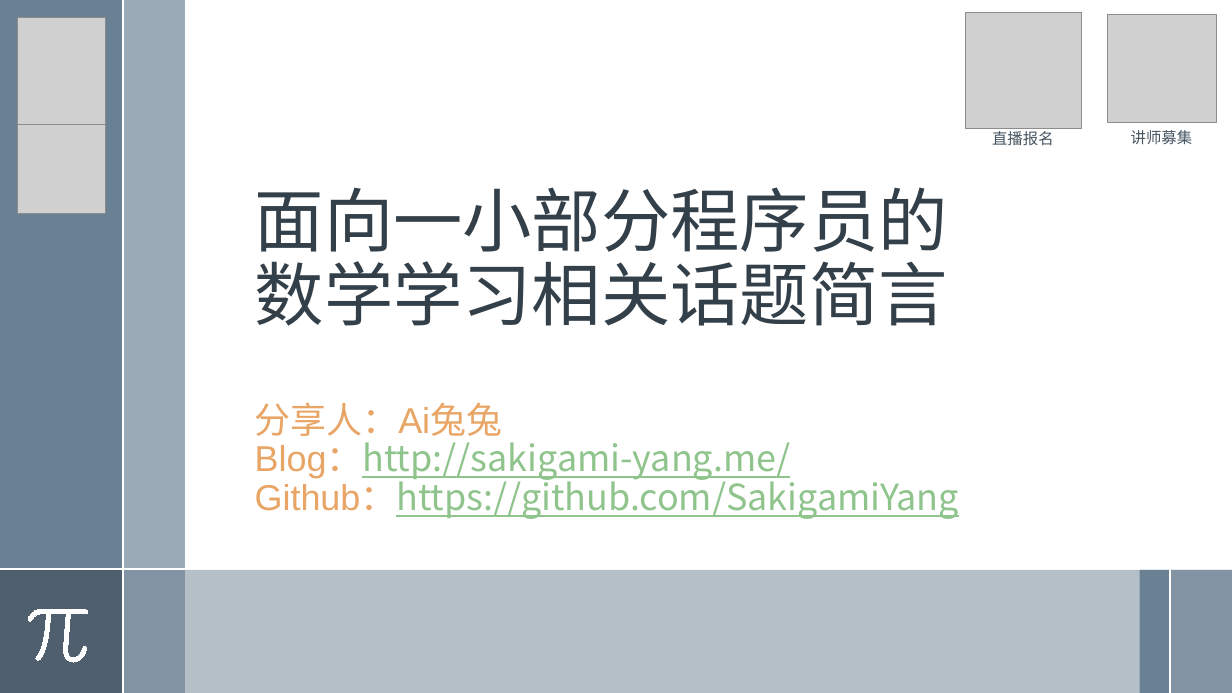
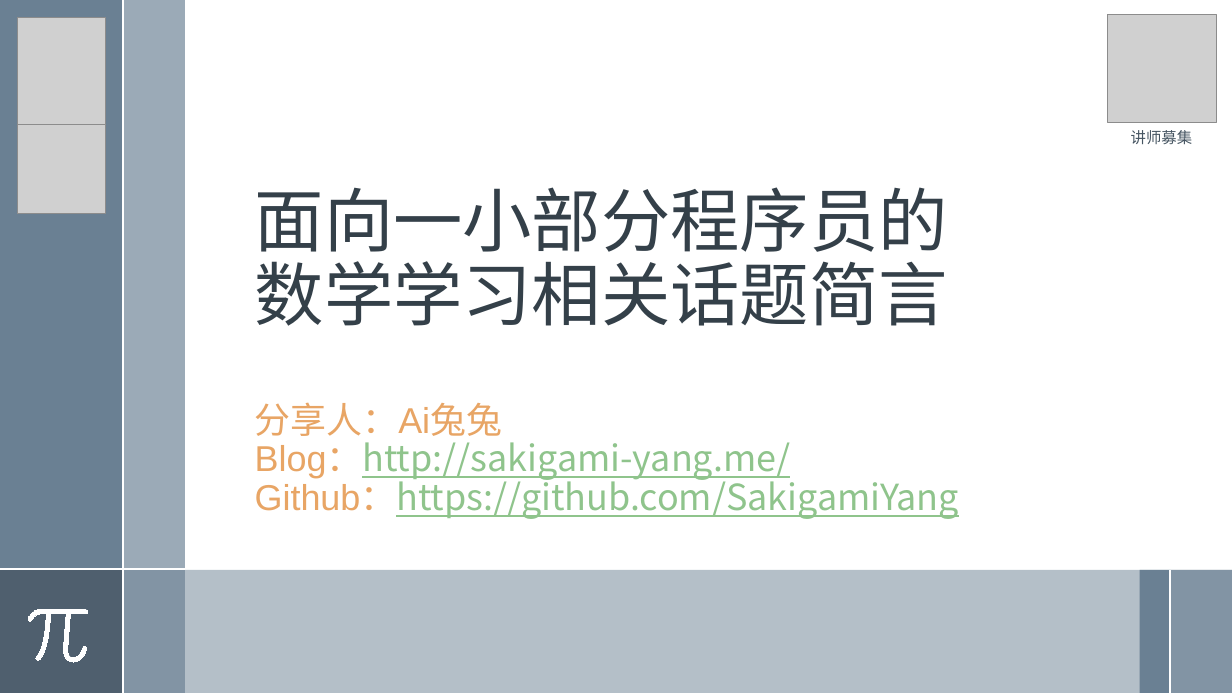
Before and after one commit to SakigamiYang/PyCon, a slide deck: slide 1 of Python-Meetup/20200719/面向一小部分程序员的数学学习相关话题简言.pptx. Drawn at 1232x693 pixels with LibreOffice and Linux fonts; fonts in the diff are those of the drawing; grey boxes stand for pictures. Boxes give left, top, right and bottom in pixels: in the first picture for what was removed or moved away, otherwise in the second. Text is boxed around its words. In the diff, an @@ line names an element or a change of style, - is before the commit and + after.

```diff
--- a/Python-Meetup/20200719/面向一小部分程序员的数学学习相关话题简言.pptx
+++ b/Python-Meetup/20200719/面向一小部分程序员的数学学习相关话题简言.pptx
@@ picture removed at bbox=[965, 12, 1081, 128] @@
@@ text removed at bbox=[992, 128, 1054, 145] @@
-直播报名
```
Also in this commit, not shown: 1 other slide changed.
